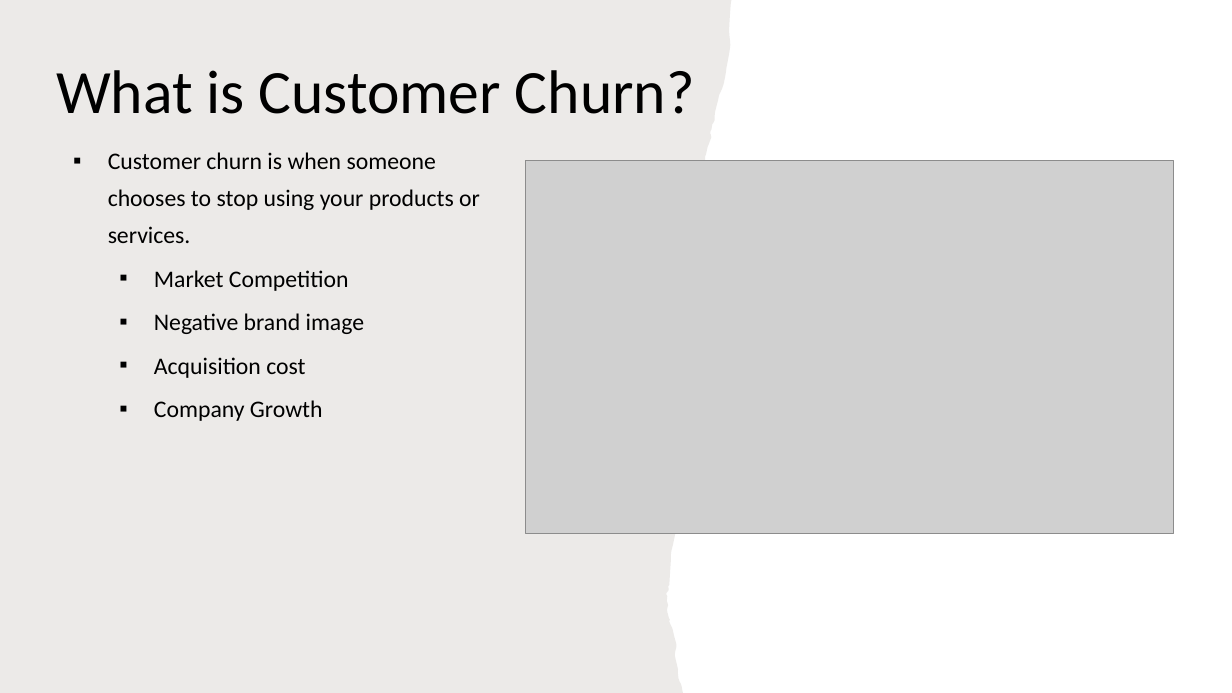
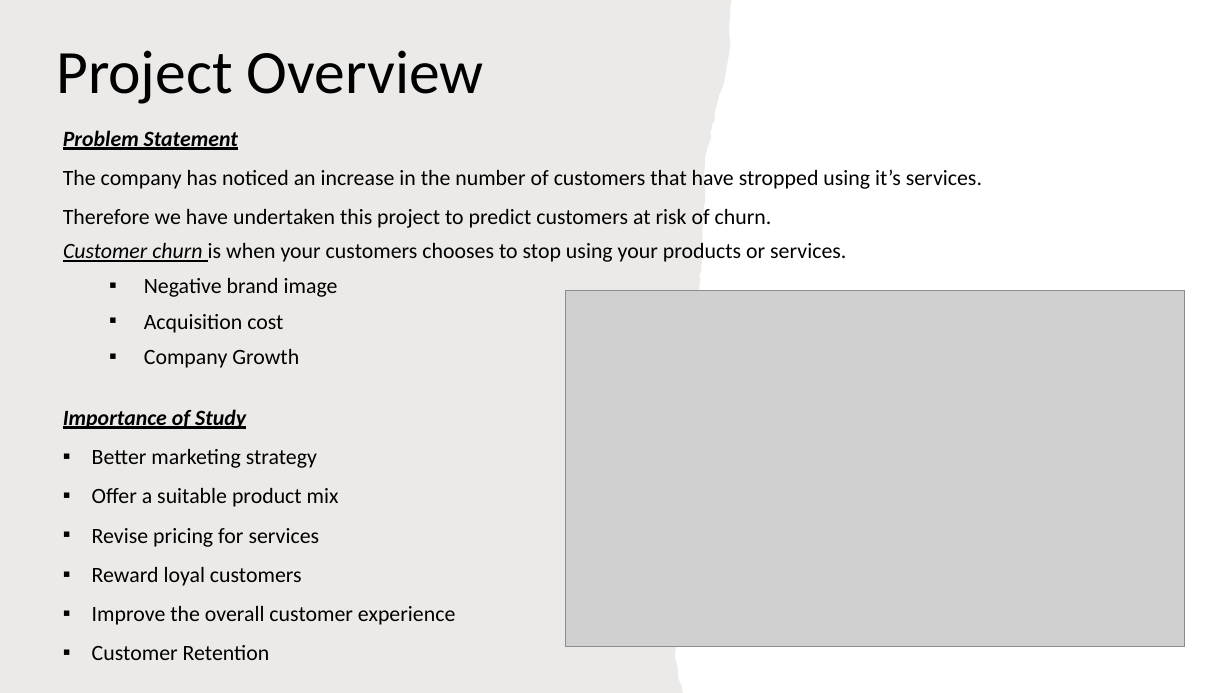
Before and after one commit to Zara1992/Predicting-Customer-Churn, a slide deck: slide 3 of Customer Churn Prediction.pptx. Drawn at 1232x693 pixels with LibreOffice and Linux fonts; fonts in the diff are those of the drawing; grey boxes stand for pictures. Boxes give left, top, right and bottom in pixels: in the first picture for what was removed or moved away, otherwise in the second. Text is boxed around its words. In the diff, an @@ line names an element or a change of style, - is before the commit and + after.

```diff
--- a/Customer Churn Prediction.pptx
+++ b/Customer Churn Prediction.pptx
@@ title at (56,50,484,104): text changed @@
-What is Customer Churn?
+Project Overview
@@ text added at (63,130,982,228), 17 pt, text #000000 @@
+Problem Statement
+The company has noticed an increase in the number of customers that have stropped using it’s services. Therefore we have undertaken this project to predict customers at risk of churn.
@@ text "Customer churn is when your ...": place and size @@
-text "Customer churn is when your ..." at (108,152,480,421)
+text "Customer churn is when your ..." at (63,243,846,368)
@@ text at (63,243,846,262): text changed; size 18.5 to 17 pt @@
-▪ Customer churn is when someone chooses to stop using your products or services.
-  ▪ Market Competition
+Customer churn is when your customers chooses to stop using your products or services.
@@ text at (144,278,338,368): size 18.5 to 17 pt in "Negative brand image", "Acquisition cost", "Company Growth"; line spacing 1.3 to 1.1 @@
@@ picture: place and size @@
-picture at (526,161,1174,533)
+picture at (566,290,1185,646)
@@ text added at (63,409,455,660), 17 pt, text #000000 @@
+Importance of Study
+▪ Better marketing strategy
+▪ Offer a suitable product mix
+▪ Revise pricing for services
+▪ Reward loyal customers
+▪ Improve the overall customer experience
+▪ Customer Retention
```
Also in this commit, not shown: 6 other slides changed, 4 slides added, 3 slides removed, 4 other files.
